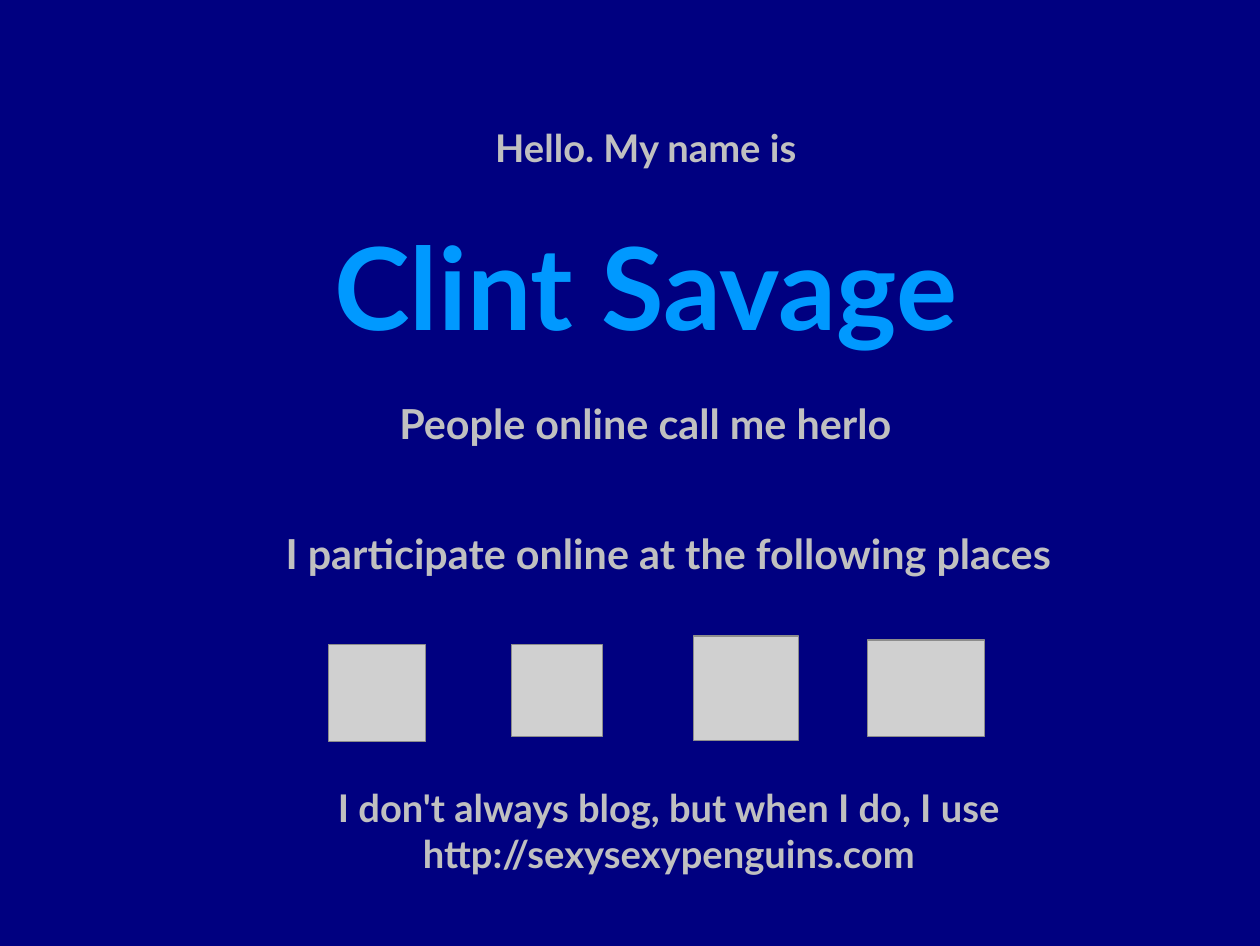
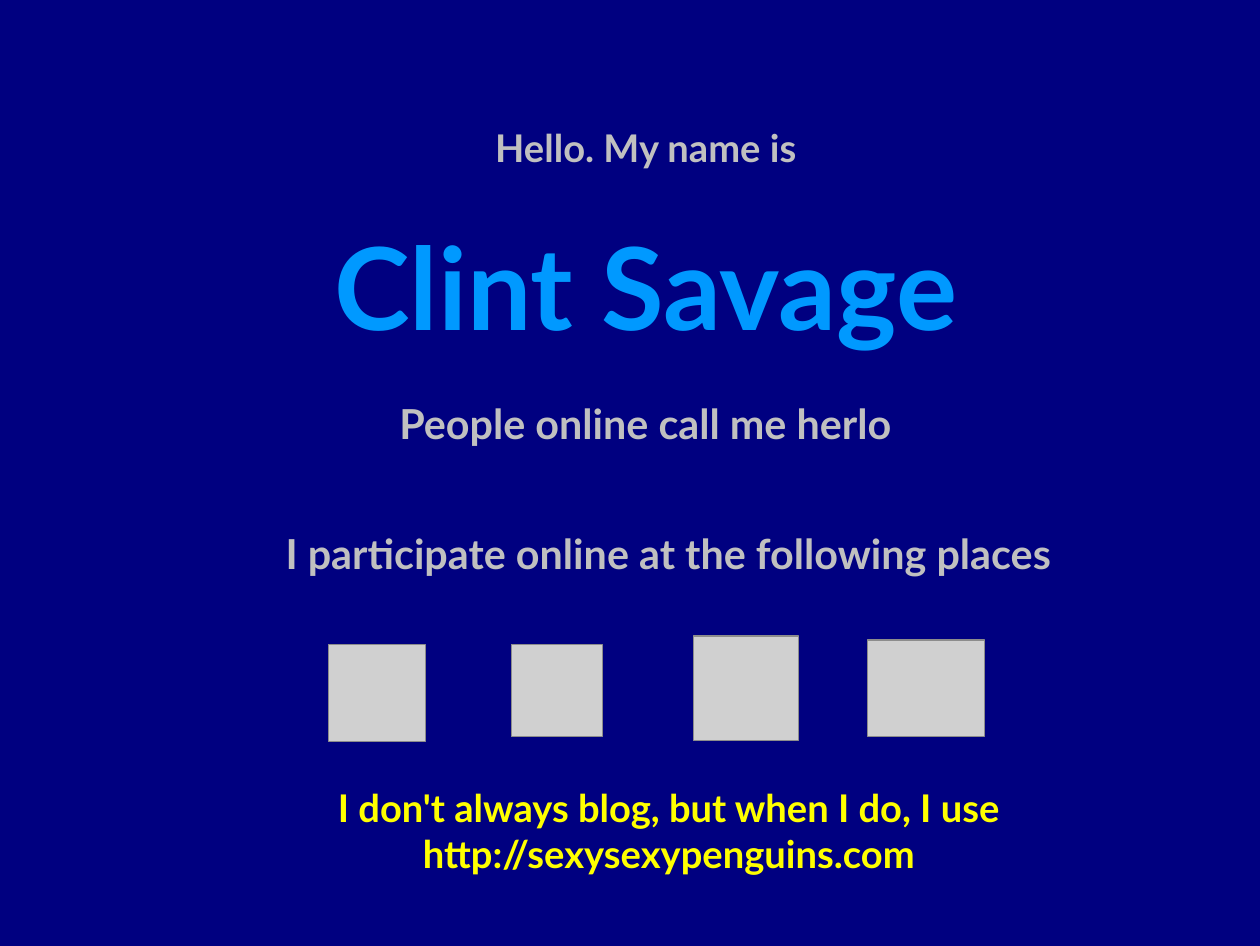
Before and after one commit to gooseproject/main, a slide deck: slide 2 of presentations/rebuilding_enterprise_linux-the_community_way.odp. Drawn at 1260x946 pixels with LibreOffice and Linux fonts; fonts in the diff are those of the drawing; grey boxes stand for pictures. Boxes give left, top, right and bottom in pixels: in the first picture for what was removed or moved away, otherwise in the second. Text is boxed around its words. In the diff, an @@ line names an element or a change of style, - is before the commit and + after.

```diff
--- a/presentations/rebuilding_enterprise_linux-the_community_way.odp
+++ b/presentations/rebuilding_enterprise_linux-the_community_way.odp
@@ text "I don't always blog, but ..." at (338,793,1000,875): text colour #C0C0C0 to #FFFF00 @@
```
Also in this commit, not shown: 12 other slides changed, 6 slides added, 3 other files.
